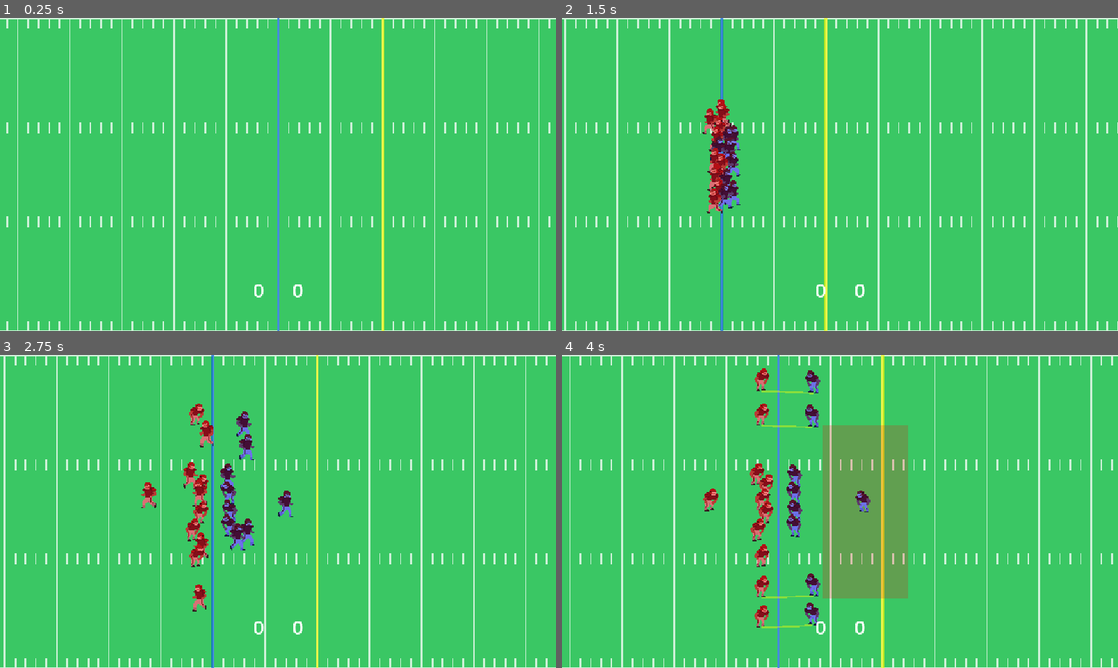
Above: before the commit, frames 1-4 (two rows, left to right).
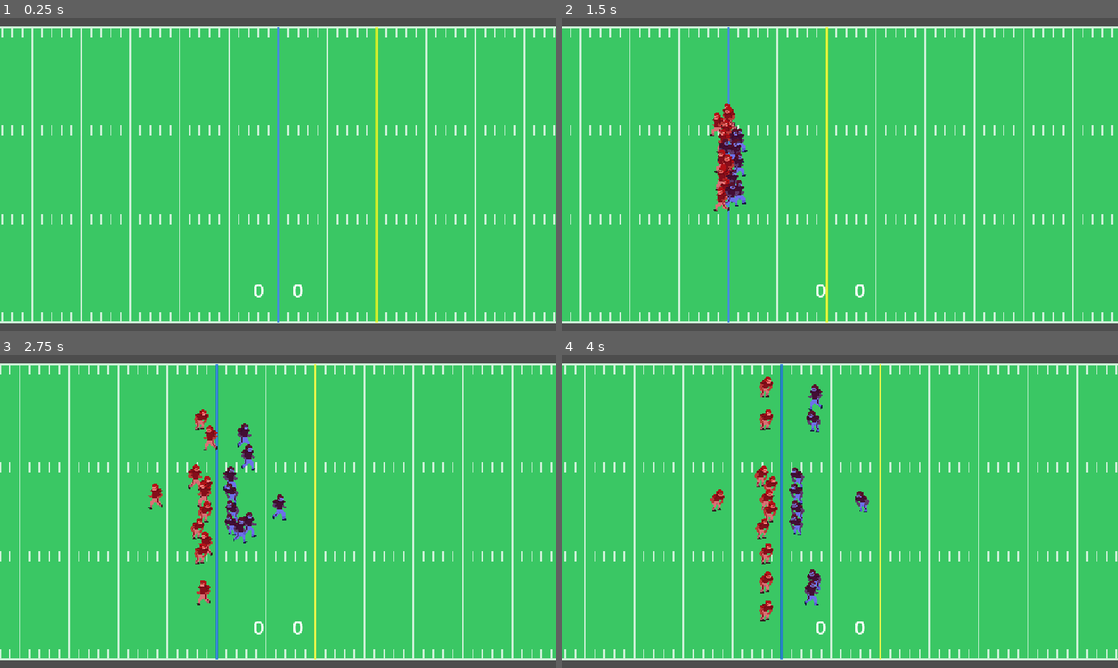
Above: after the commit, the same moments.

Repository: Snares01/Real-Deal-Football
Game: Godot game, scene res://game/game.tscn
Same seed, same stepped clock (60 frames per second), same inputs: the game is played once before the commit and once after it.
Inputs (mouse positions are in pixels of both pictures, inside the frame that each line leads up to):
- Up to frame 1 (0.25 s): no input
- Up to frame 2 (1.5 s): tap Enter at 0.5 s; move the mouse to (962, 158) at 0.52 s; click (962, 158) at 0.6 s; move the mouse to (728, 190) at 1.27 s; click (728, 190) at 1.35 s
- Up to frame 3 (2.75 s): move the mouse to (333, 442) at 2.02 s; click (333, 442) at 2.1 s
- Up to frame 4 (4 s): move the mouse to (812, 574) at 2.77 s; click (812, 574) at 2.85 s; move the mouse to (1006, 558) at 3.52 s; click (1006, 558) at 3.6 s

The runs differ from the first frame. In frame 1, 14% of the frame differs, in the area x 0-100%, y 0-100%; in frame 2, 16%; in frame 3, 17%; in frame 4, 25%.

Commit message:
Begin work on StateRunningWithBall

Diff:
--- a/godot/game/game.tscn
+++ b/godot/game/game.tscn
@@ -164,7 +164,7 @@
 script = ExtResource("6_l8g03")
 
 [node name="Camera2D" type="Camera2D" parent="."]
-zoom = Vector2(1.8, 1.8)
+zoom = Vector2(1.7, 1.7)
 script = ExtResource("7_mh2ru")
 
 [node name="Field" type="Node2D" parent="."]
--- a/godot/player/player.gd
+++ b/godot/player/player.gd
@@ -185,7 +185,7 @@
 	if target.velocity.is_zero_approx():
 		return target.position # Assume target will continue standing still
 	# Solve for case where both are at constant velocity (max_speed)
-	var intercept_time := _get_intercept_time_constant_velocity(target)
+	var intercept_time := get_player_intercept_time(target)
 	if intercept_time <= 0.0:
 		return target.position
 	# TODO: Approximate more accurate position by accounting for acceleration
@@ -194,7 +194,8 @@
 	return target_pos
 
 # Get time to intercept other player, assuming both players are at max speed (bc fuck math)
-func _get_intercept_time_constant_velocity(target: Player) -> float:
+# Returns -1.0 if player can't be reached
+func get_player_intercept_time(target: Player) -> float:
 	var to_target := target.position - position
 	var target_vel := target.velocity.normalized() * target.stats.sprint_speed
 	# get coefficents
@@ -223,3 +224,33 @@
 	elif max(t1, t2) > 0.0:
 		return max(t1, t2)
 	return -1.0
+
+
+func get_intercept_time(target_pos: Vector2, target_vel: Vector2) -> float:
+	var to_target := target_pos - position
+	# get coefficents
+	var a: float = target_vel.dot(target_vel) - (stats.sprint_speed * stats.sprint_speed)
+	var b: float = 2.0 * target_vel.dot(to_target)
+	var c: float = to_target.dot(to_target)
+	# solve for time linearly if a is close to zero
+	if abs(a) < 0.001:
+		# Solve using linear equation
+		if abs(b) < 0.001:
+			return -1.0
+		elif -c / b > 0:
+			return -c / b
+		else:
+			return -1.0
+	# get discriminant
+	var discriminant := (b * b) - (4.0 * a * c)
+	if discriminant < 0:
+		return -1.0
+	# solve for time quadratically
+	var t1 := (-b + sqrt(discriminant)) / (2.0 * a)
+	var t2 := (-b - sqrt(discriminant)) / (2.0 * a)
+	# get smallest time that's positive
+	if min(t1, t2) > 0.0:
+		return min(t1, t2)
+	elif max(t1, t2) > 0.0:
+		return max(t1, t2)
+	return -1.0
--- a/godot/player/player_stats.gd
+++ b/godot/player/player_stats.gd
@@ -19,7 +19,7 @@
 			stats.run_accel = 90.0
 			stats.sprint_accel = 45.0
 		Role.DB:
-			stats.sprint_speed = 80.0
+			stats.sprint_speed = 60.0 # 80
 			stats.reaction_time = randf_range(0.3, 1.0)
 			stats.predict_dist = randf_range(0.0, 3.0)
 		Role.DT, Role.DE:
--- a/godot/player/states/state_running_ball.gd
+++ b/godot/player/states/state_running_ball.gd
@@ -6,9 +6,12 @@
 
 const ANGLE_RATING_MULT := 1.0
 const MAX_CHASER_DIST := 100.0 # Don't avoid chasers past this distance
-const TICK_RATE := 0.1
+const TICK_RATE := 0.66
 
 var tick_timer := TICK_RATE
+
+func _ready() -> void:
+	_update_target()
 
 
 func _process(delta: float) -> void:
@@ -17,11 +20,103 @@
 	if tick_timer < 0.0:
 		tick_timer = TICK_RATE
 		_update_target()
-	#print("FRAME FINISHED")
+
 	super._process(delta)
 
+var angry := true
+func _update_target() -> void:
+	var chasers := manager.graph.get_player_relations(player, PlayerGraph.Relation.CHASING)
+	# x = angle (deg), y = time to tackle, z = forward progress at tackle
+	var angle_options: Array[Vector3]
+	var num_blocked := 0
+	# Populate angle_options by testing a range of angles
+	for ang_deg: float in range(-85, 90, ANGLE_STEP):
+		var ang_rad := deg_to_rad(ang_deg)
+		var ang_vel := Vector2.from_angle(ang_rad) * stats.sprint_speed
+		# Going out of bounds
+		if abs((player.position + ang_vel).y) > (Field.HEIGHT - 1) * Field.YARD / 2.0:
+			continue
 
-func _update_target() -> void:
+		var time_till_tackled := INF
+		var forward_progress := INF
+		# See how long it will take chasers to get to us
+		for chaser in chasers:
+			var time_to_tackle := chaser.get_intercept_time(player.position, ang_vel)
+			# Chaser can't get to us
+			if time_to_tackle < 0.0:
+				continue
+
+			# Add time depending on chaser's state
+			var bonus_time := 0.0
+			var c_state := chaser.get_state()
+			if c_state is StateTackled or c_state is StateWrestling:
+				bonus_time += 1.0
+			elif c_state is StateShoved:
+				bonus_time += 0.25 #
+			# Add bonus time if a blocker is between us & chaser
+			var blockers := manager.graph.get_player_relations(chaser, PlayerGraph.Relation.BLOCKING)
+			var is_blocked := false
+			for blocker in blockers:
+				# If blocker is closer & in about the same direction from us
+				if (blocker.position.distance_squared_to(player.position)
+				 < chaser.position.distance_squared_to(player.position) / 2.0
+				 and player.position.direction_to(chaser.position).dot(
+				 player.position.direction_to(blocker.position)) > 0.6):
+					is_blocked = true
+					break
+			if is_blocked:
+				bonus_time += 2.0
+			if bonus_time > 0.0:
+				num_blocked += 1
+			# See if we will pass them while they are being tackled or whatever
+			var progress_at_bonus := player.position.x + (ang_vel.x * bonus_time)
+			if bonus_time > 0.0 and progress_at_bonus > chaser.position.x:
+				continue
+			time_to_tackle += bonus_time
+			# Get shortest time to tackle & forward progress at tackle
+			if time_to_tackle < time_till_tackled:
+				time_till_tackled = time_to_tackle
+				forward_progress = ang_vel.x * time_to_tackle
+		# Save option to list
+		angle_options.append(Vector3(ang_deg, time_till_tackled, forward_progress))
+
+	# Get best angles out of angle_options
+	var longest_time := 0.0
+	var longest_time_ang := 0.0
+	var most_progress := 0.0
+	var most_progress_ang := 0.0
+	for ang_info in angle_options:
+		print(ang_info)
+		var angle_deg := ang_info.x
+		var time_till_tackle := ang_info.y # INF if no one can tackle us
+		var forward_progress := ang_info.z # INF if no one can tackle us
+		# TODO: Add to forward progress if angle is facing forward
+
+
+		if forward_progress > most_progress:
+			most_progress = forward_progress
+			most_progress_ang = angle_deg
+		if time_till_tackle > longest_time:
+			longest_time = time_till_tackle
+			longest_time_ang = angle_deg
+	# Choose position to run in
+	# TODO: Make everything in this if statement dependent on anger stat
+	# num_blocked is mostly to encourage running through the linemen
+	# If we are about to be tackled really soon or not soon at all, prefer immediate forward progress
+	if num_blocked > 5 or longest_time < TICK_RATE or longest_time > TICK_RATE * 2:
+		print("most progress: " + str(most_progress_ang))
+		target_pos = player.position + (Vector2.from_angle(deg_to_rad(most_progress_ang)) * stats.sprint_speed)
+	else:
+		print("hi")
+		print(longest_time)
+		print(TICK_RATE)
+		print("huh")
+		print("tackle not soon " + str(longest_time_ang))
+		var ang := deg_to_rad((longest_time_ang + most_progress_ang) / 2.0)
+		target_pos = player.position + (Vector2.from_angle(ang) * stats.sprint_speed)
+
+
+func _OLD_update_target() -> void:
 	var chasers := manager.graph.get_player_relations(player, PlayerGraph.Relation.CHASING)
 	# Look ahead at different angles, get best run target based on rating
 	# Get rating based on forward progress & distance to chasers / blockers
@@ -52,8 +147,9 @@
 			highest_rating = rating
 			target_pos = look_ahead
 
-# Distance of point pos to line between player.position and line_b
+# Distance of point "pos" to line between player.position and line_b
 func _dist_to_line(pos: Vector2, line_b: Vector2) -> float:
+	# shoutouts wikipedia
 	var line_a := player.position
 	var numerator: float = abs((line_b.y - line_a.y)*pos.x - (line_b.x - line_a.x)*pos.y
 	 + line_b.x*line_a.y - line_b.y*line_a.x)
Binary file added: godot/aseprite/player.aseprite
